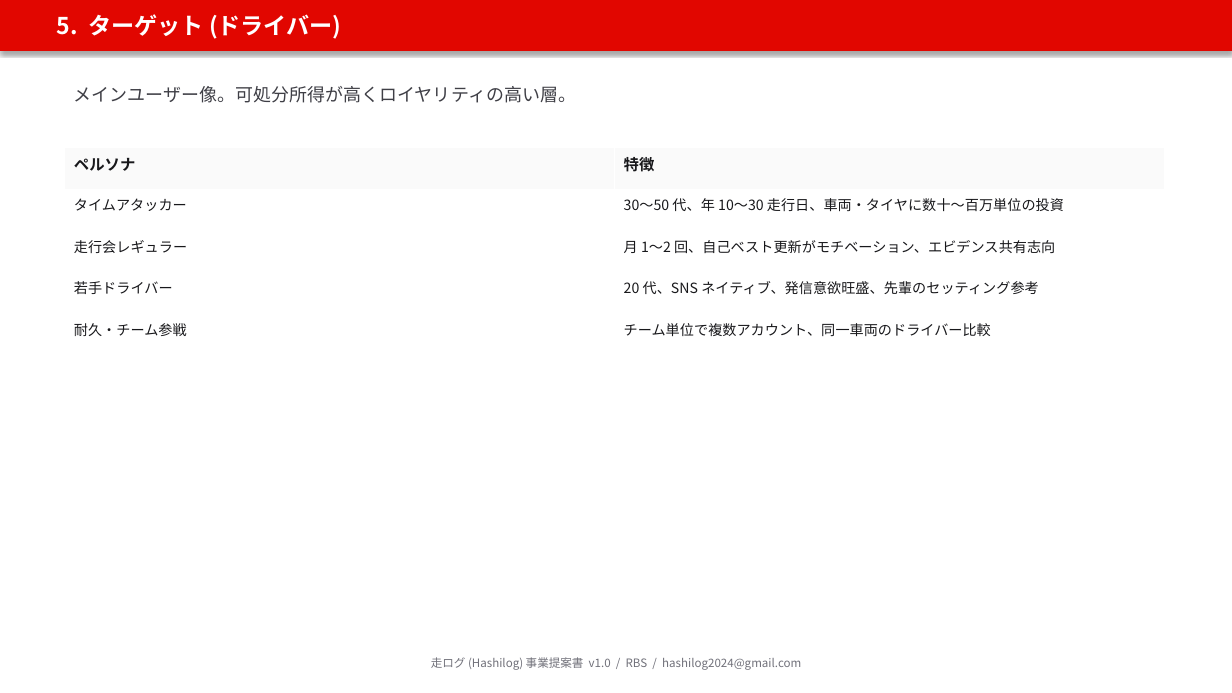
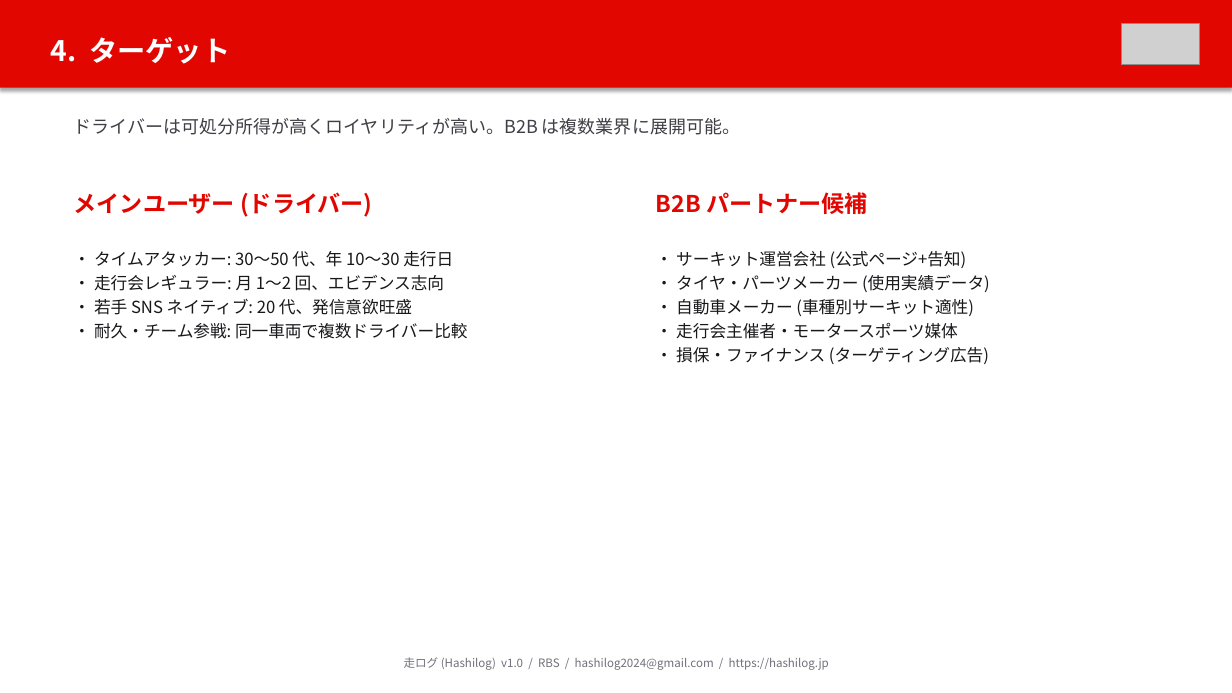
Before and after one commit to amebouzu/hashilog, a slide deck: slide 5 of docs/PROPOSAL.pptx (slide 9 before the commit). Drawn at 1232x693 pixels with LibreOffice and Linux fonts; fonts in the diff are those of the drawing; grey boxes stand for pictures. Boxes give left, top, right and bottom in pixels: in the first picture for what was removed or moved away, otherwise in the second. Text is boxed around its words. In the diff, an @@ line names an element or a change of style, - is before the commit and + after.

```diff
--- a/docs/PROPOSAL.pptx
+++ b/docs/PROPOSAL.pptx
@@ rectangle "4. ターゲット": place and size @@
-rectangle "4. ターゲット" at bbox=[0, 0, 1232, 51]
+rectangle "4. ターゲット" at bbox=[0, 0, 1232, 88]
@@ picture added at bbox=[1121, 23, 1200, 65] @@
@@ text in rectangle at bbox=[51, 37, 230, 64]: text changed; size 18 to 22 pt @@
-5. ターゲット (ドライバー)
+4. ターゲット
@@ text at bbox=[74, 118, 740, 135]: text changed @@
-メインユーザー像。可処分所得が高くロイヤリティの高い層。
+ドライバーは可処分所得が高くロイヤリティが高い。B2B は複数業界に展開可能。
@@ table removed at bbox=[65, 148, 1165, 356], 5 rows, 2 columns @@
-ペルソナ | 特徴
-タイムアタッカー | 30〜50 代、年 10〜30 走行日、車両・タイヤに数十〜百万単位の投資
-走行会レギュラー | 月 1〜2 回、自己ベスト更新がモチベーション、エビデンス共有志向
-若手ドライバー | 20 代、SNS ネイティブ、発信意欲旺盛、先輩のセッティング参考
-耐久・チーム参戦 | チーム単位で複数アカウント、同一車両のドライバー比較
@@ text added at bbox=[74, 192, 372, 217], 18 pt, text #E10600, bold @@
+メインユーザー (ドライバー)
@@ text added at bbox=[656, 192, 868, 214], 18 pt, text #E10600, bold @@
+B2B パートナー候補
@@ text added at bbox=[74, 251, 468, 339], 13 pt, text #18181B @@
+・ タイムアタッカー: 30〜50 代、年 10〜30 走行日
+・ 走行会レギュラー: 月 1〜2 回、エビデンス志向
+・ 若手 SNS ネイティブ: 20 代、発信意欲旺盛
+・ 耐久・チーム参戦: 同一車両で複数ドライバー比較
@@ text added at bbox=[656, 251, 990, 364], 13 pt, text #18181B @@
+・ サーキット運営会社 (公式ページ+告知)
+・ タイヤ・パーツメーカー (使用実績データ)
+・ 自動車メーカー (車種別サーキット適性)
+・ 走行会主催者・モータースポーツ媒体
+・ 損保・ファイナンス (ターゲティング広告)
@@ text at bbox=[404, 657, 829, 670]: text changed @@
-走ログ (Hashilog) 事業提案書 v1.0 / RBS / hashilog2024@gmail.com
+走ログ (Hashilog) v1.0 / RBS / hashilog2024@gmail.com / https://hashilog.jp
```
Also in this commit, not shown: 9 other slides changed, 9 slides removed, 3 other files.
